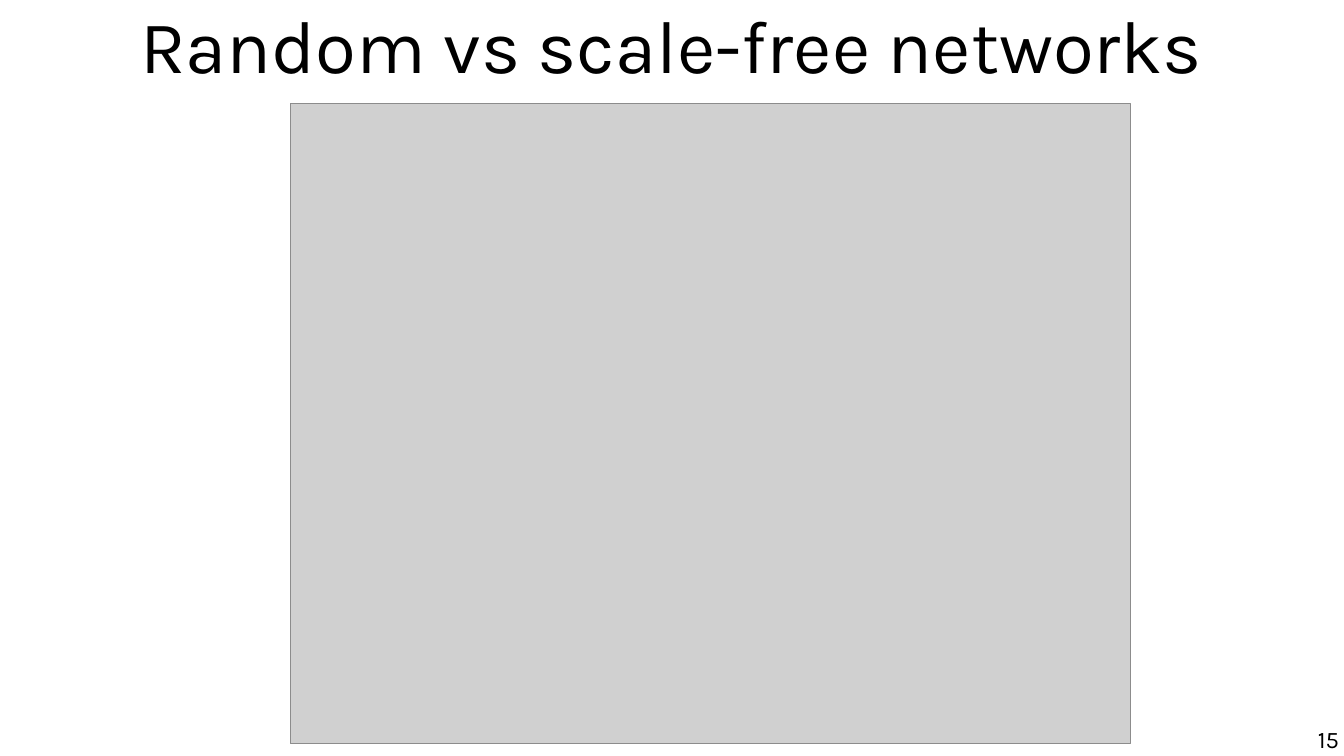
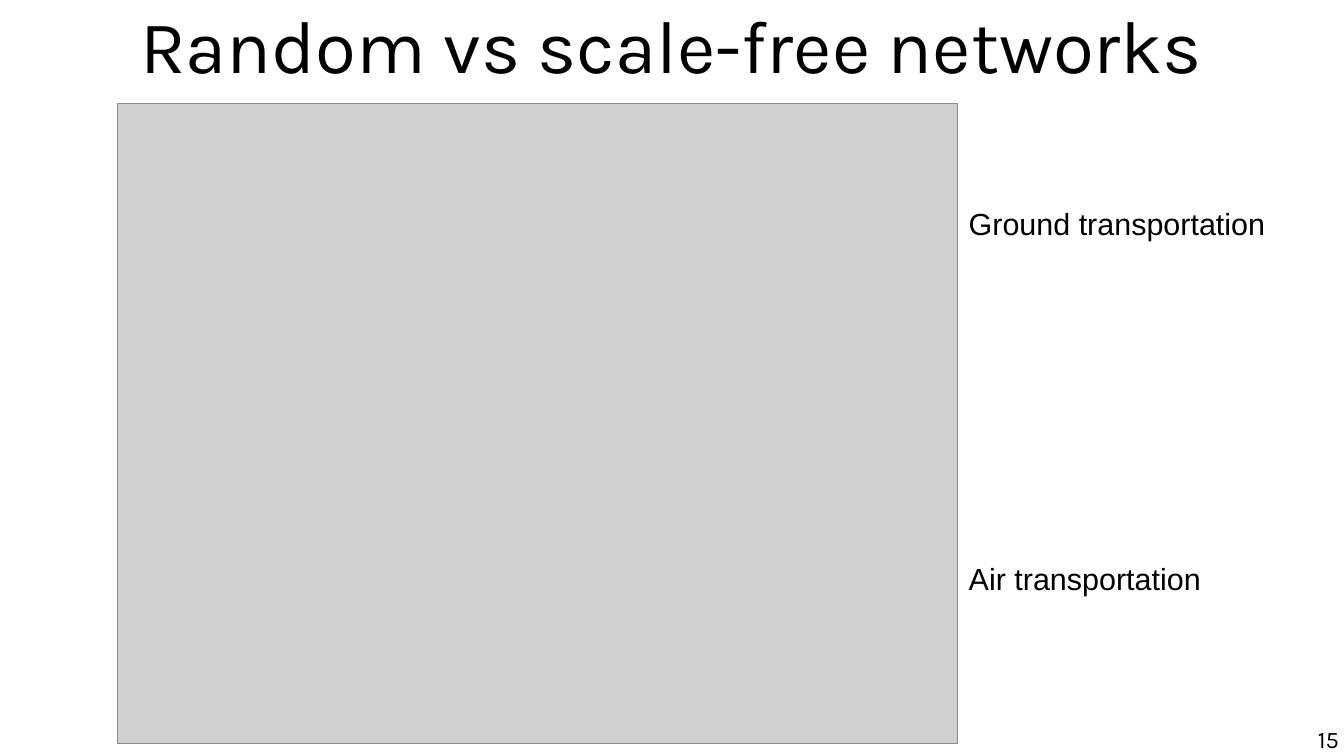
Before and after one commit to chatox/networks-science-course, a slide deck: slide 15 of theory/tt04_scale_free_networks.odp. Drawn at 1344x756 pixels with LibreOffice and Linux fonts; fonts in the diff are those of the drawing; grey boxes stand for pictures. Boxes give left, top, right and bottom in pixels: in the first picture for what was removed or moved away, otherwise in the second. Text is boxed around its words. In the diff, an @@ line names an element or a change of style, - is before the commit and + after.

```diff
--- a/theory/tt04_scale_free_networks.odp
+++ b/theory/tt04_scale_free_networks.odp
@@ picture moved from (x1=290, y1=104, x2=1131, y2=744) to (x1=117, y1=104, x2=957, y2=744) @@
@@ text added at (x1=969, y1=213, x2=1265, y2=241), 18 pt, text #000000 @@
+Ground transportation
@@ text added at (x1=969, y1=568, x2=1200, y2=596), 18 pt, text #000000 @@
+Air transportation
```
Also in this commit, not shown: 16 other slides changed, 4 other files.
